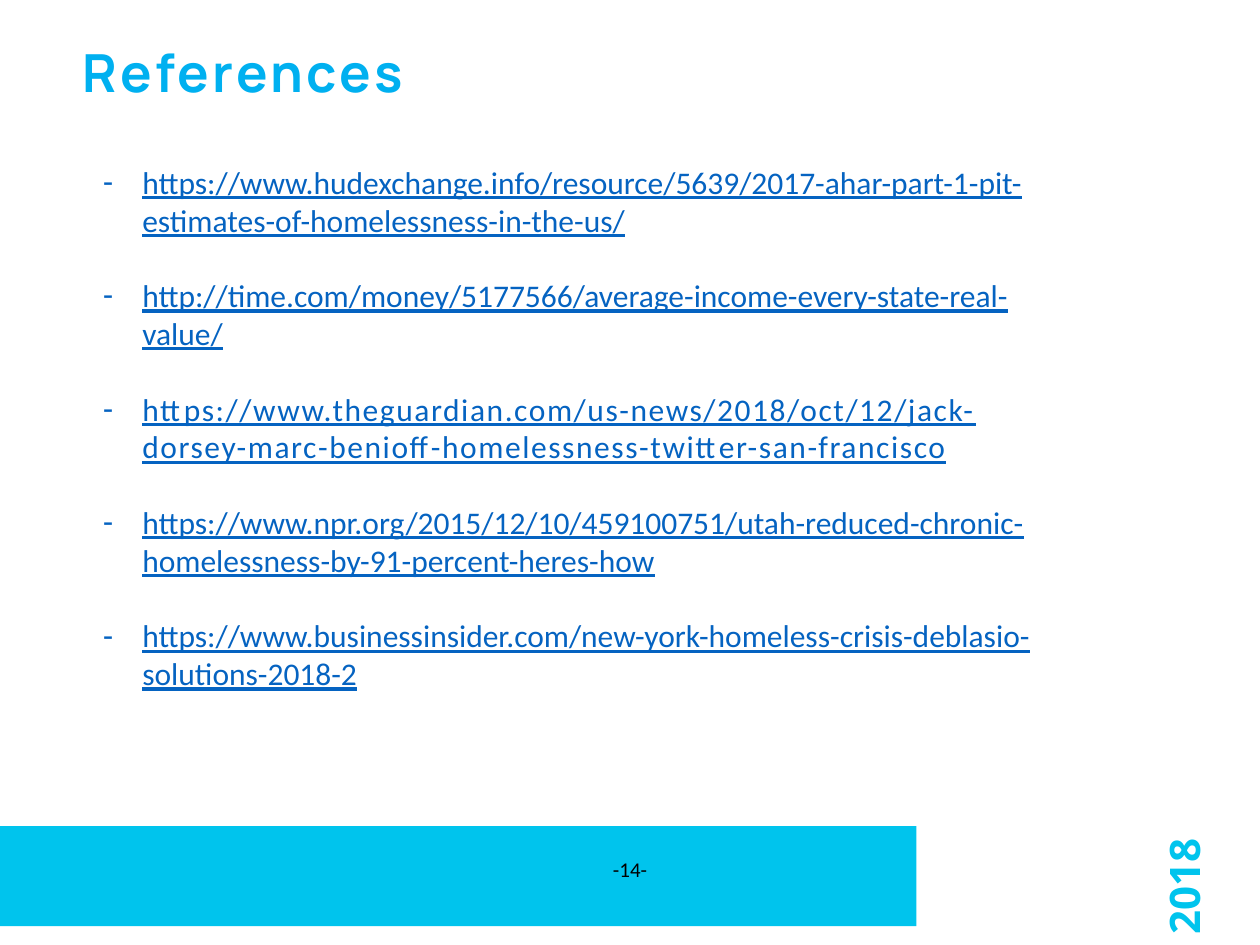
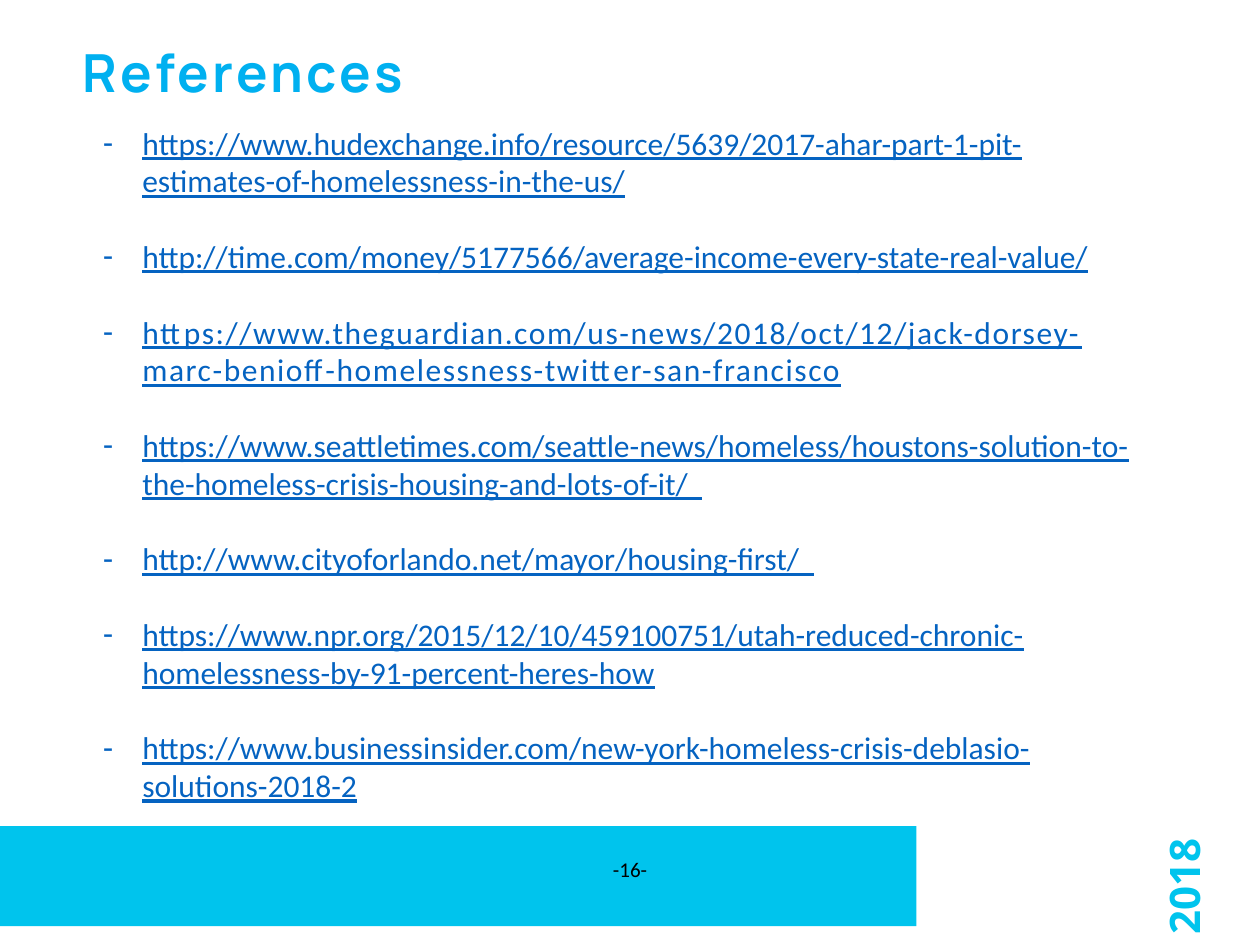
Before and after one commit to susub31/Homelessness-Analysis, a slide deck: slide 16 of EARL-Houston-2018/Presentation/EARL_2018_Powerpoint_Final.pptx (slide 14 before the commit). Drawn at 1260x945 pixels with LibreOffice and Linux fonts; fonts in the diff are those of the drawing; background and template pictures are left out. Boxes give left, top, right and bottom in pixels: in the first picture for what was removed or moved away, otherwise in the second. Text is boxed around its words. In the diff, an @@ line names an element or a change of style, - is before the commit and + after.

```diff
--- a/EARL-Houston-2018/Presentation/EARL_2018_Powerpoint_Final.pptx
+++ b/EARL-Houston-2018/Presentation/EARL_2018_Powerpoint_Final.pptx
@@ text "https://www.hudexchange.info/resource/5639/2017-ahar-part-1- ...": place and size @@
-text "https://www.hudexchange.info/resource/5639/2017-ahar-part-1- ..." at [142,172,1029,691]
+text "https://www.hudexchange.info/resource/5639/2017-ahar-part-1- ..." at [142,133,1128,803]
@@ text at [142,435,1128,576]: paragraphs added @@
+– https://www.seattletimes.com/seattle-news/homeless/houstons-solution-to-the-homeless-crisis-housing-and-lots-of-it/
+– http://www.cityoforlando.net/mayor/housing-first/
@@ page number at [613,862,647,877]: text changed @@
--14-
+-16-
```
Also in this commit, not shown: 2 other slides changed, 3 slides added, 1 slide removed, 1 other file.
